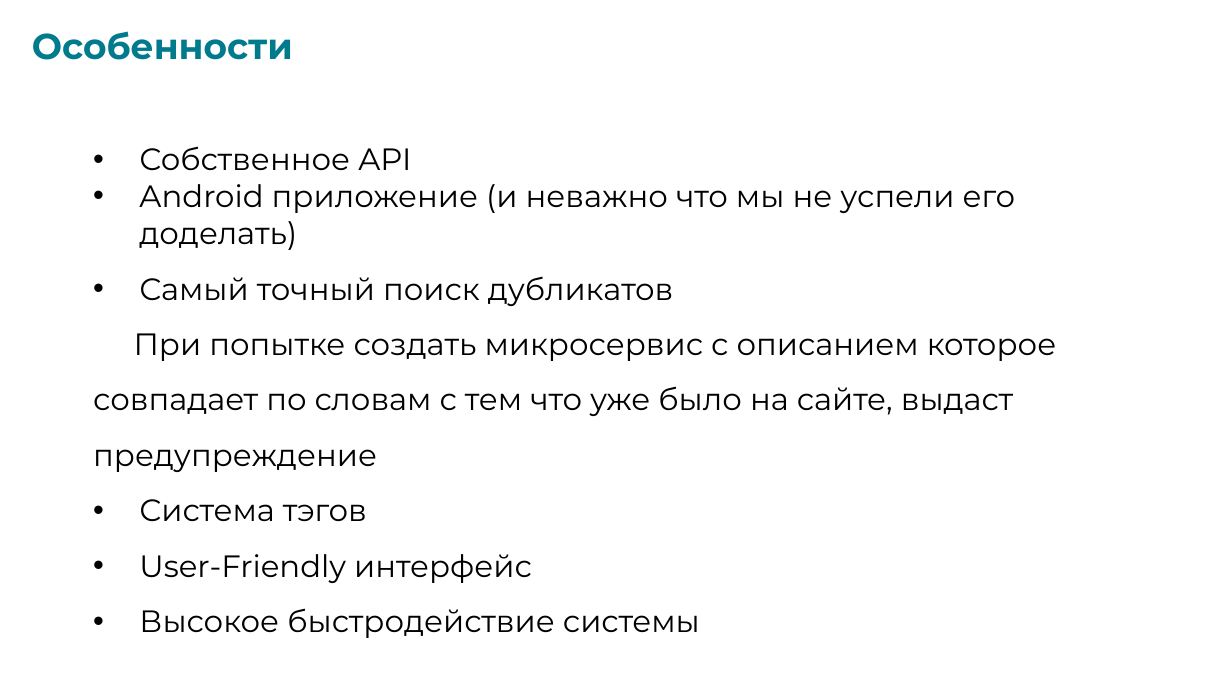
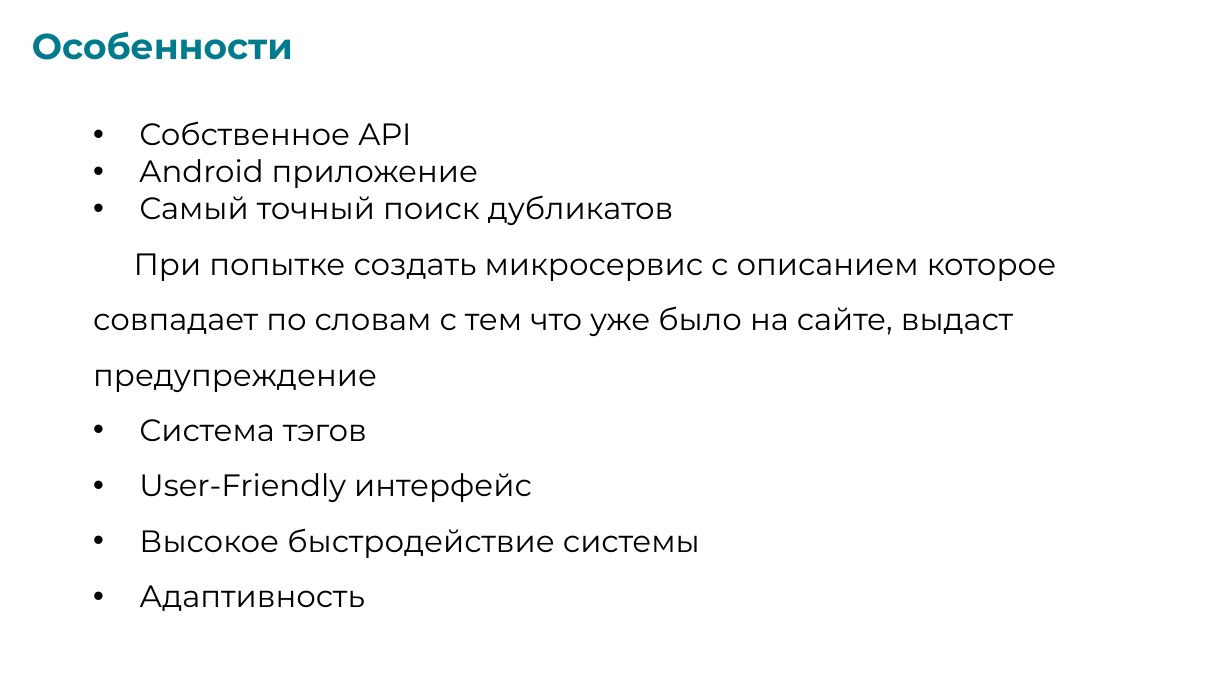
Before and after one commit to vapersan/changellenge, a slide deck: slide 7 of prezentation/HSM.pptx. Drawn at 1232x693 pixels with LibreOffice and Linux fonts; fonts in the diff are those of the drawing. Boxes give left, top, right and bottom in pixels: in the first picture for what was removed or moved away, otherwise in the second. Text is boxed around its words. In the diff, an @@ line names an element or a change of style, - is before the commit and + after.

```diff
--- a/prezentation/HSM.pptx
+++ b/prezentation/HSM.pptx
@@ text "Собственное API": place and size @@
-text "Собственное API" at <box>93,146,1056,638</box>
+text "Собственное API" at <box>93,121,1056,611</box>
@@ text at <box>139,159,478,188</box>: text changed @@
-• Android приложение (и неважно что мы не успели его доделать)
+• Android приложение
@@ text at <box>139,195,674,225</box>: line spacing 1.5 to 1 @@
@@ text at <box>139,585,364,611</box>: paragraph added @@
+• Адаптивность
```
Also in this commit, not shown: 1 other slide changed.
